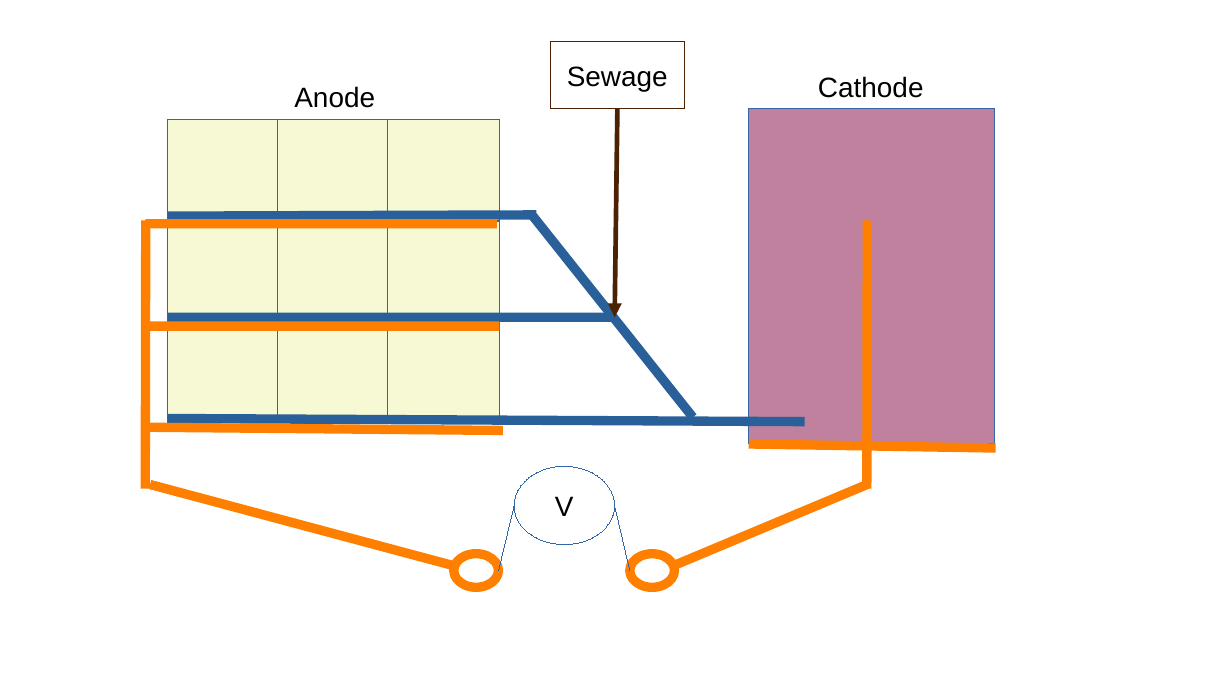
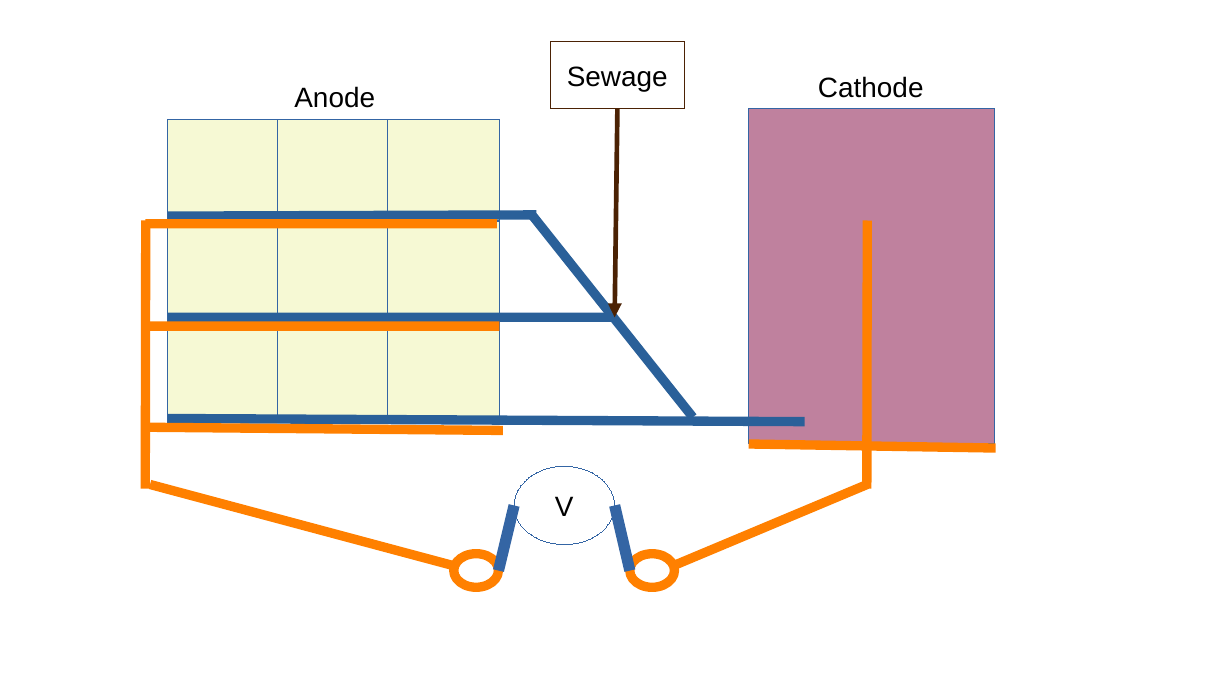
Before and after one commit to ph-u/PhyBac_C-Capture, a slide deck: slide 2 of sandbox/diagrams.odp. Drawn at 1232x693 pixels with LibreOffice and Linux fonts; fonts in the diff are those of the drawing. Boxes give left, top, right and bottom in pixels: in the first picture for what was removed or moved away, otherwise in the second. Text is boxed around its words. In the diff, an @@ line names an element or a change of style, - is before the commit and + after.

```diff
--- a/sandbox/diagrams.odp
+++ b/sandbox/diagrams.odp
@@ line (514, 505) - (499, 571): stroke #3465A4 0 pt to #3465A4 7.2 pt @@
@@ line (615, 505) - (631, 571): stroke #3465A4 0 pt to #3465A4 7.2 pt @@
```
Also in this commit, not shown: 1 slide added, 3 other files.
